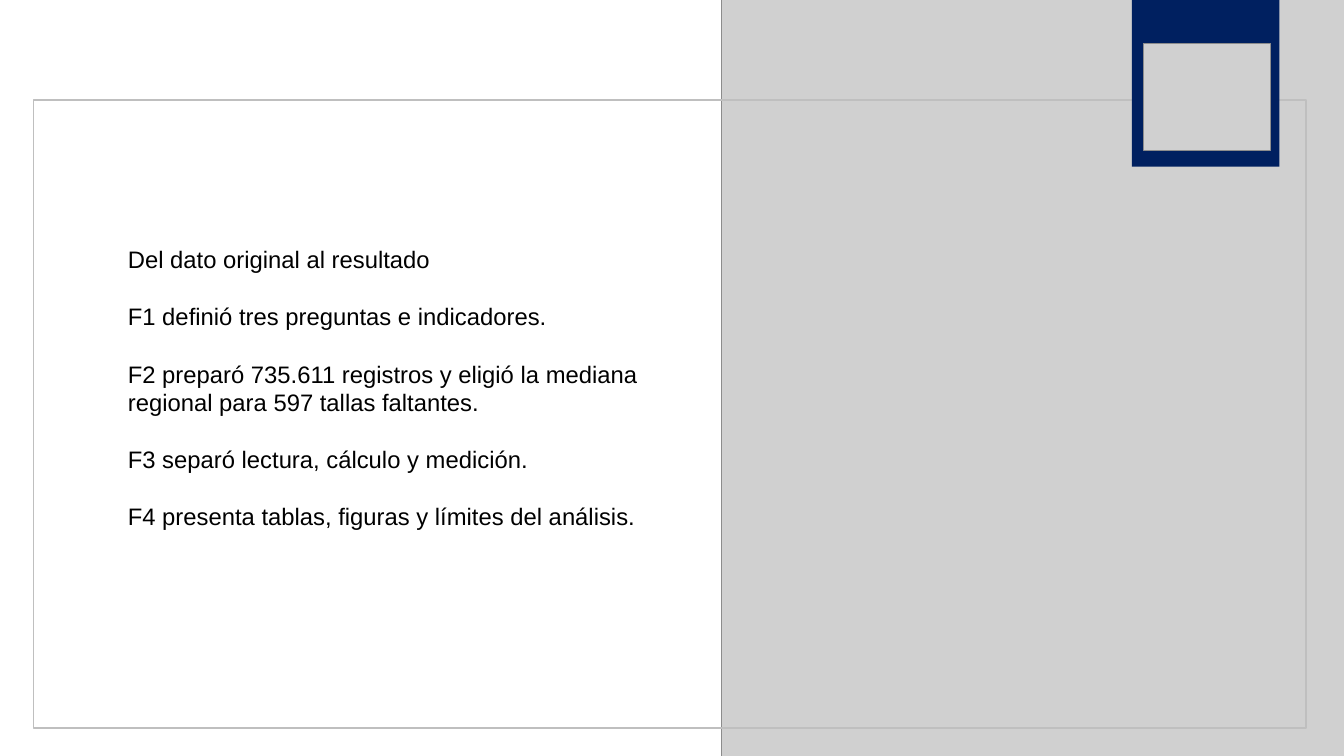
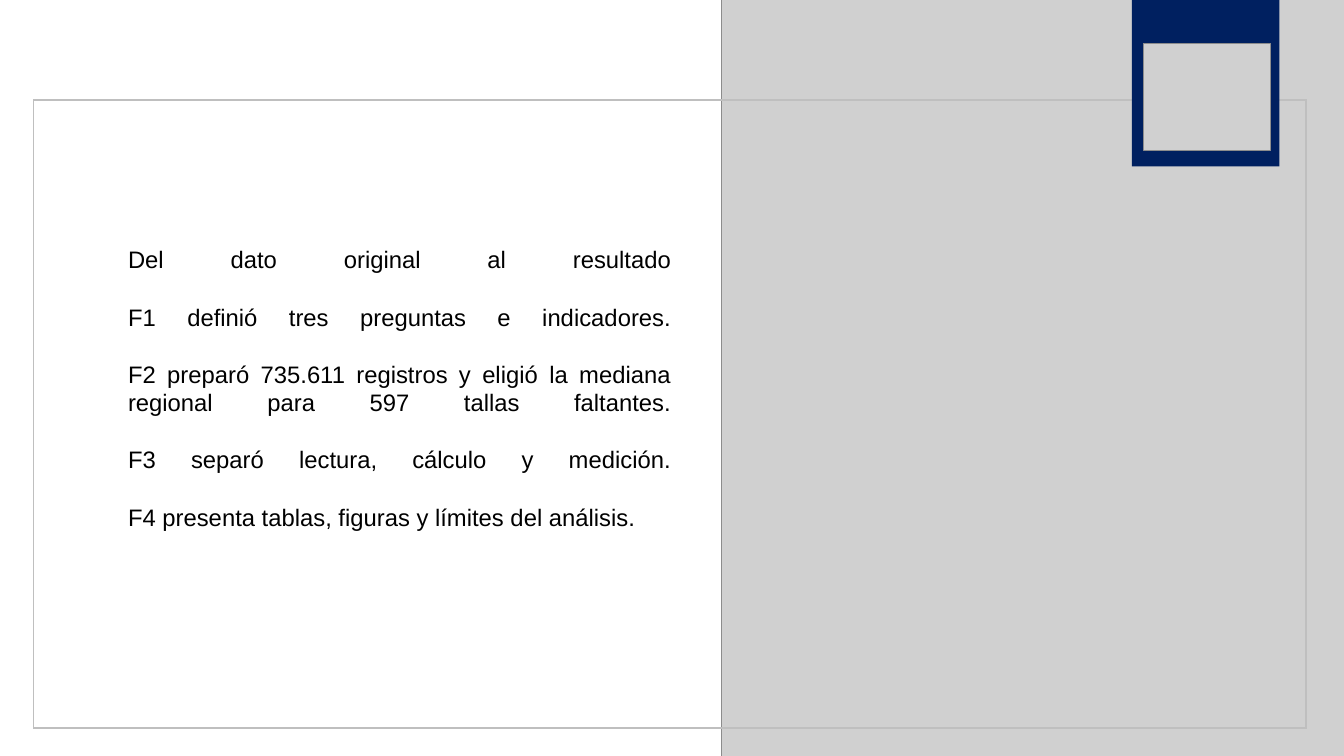
Before and after one commit to jorgealtamiranonavarrete-art/proyecto-grupo2, a slide deck: slide 3 of F4/f4_presentacion_grupo2.pptx (slide 2 before the commit). Drawn at 1344x756 pixels with LibreOffice and Linux fonts; fonts in the diff are those of the drawing; grey boxes stand for pictures. Boxes give left, top, right and bottom in pixels: in the first picture for what was removed or moved away, otherwise in the second. Text is boxed around its words. In the diff, an @@ line names an element or a change of style, - is before the commit and + after.

```diff
--- a/F4/f4_presentacion_grupo2.pptx
+++ b/F4/f4_presentacion_grupo2.pptx
@@ text "Del dato original al resultado ..." at [128,250,671,531]: alignment left to justified @@
```
Also in this commit, not shown: 2 other slides changed, 16 slides added, 3 slides removed.
